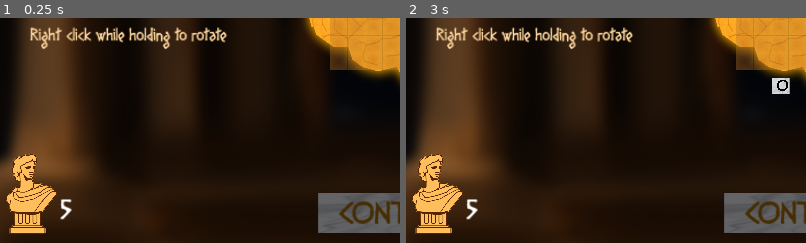
Above: before the commit, frames 1-2 (left to right).
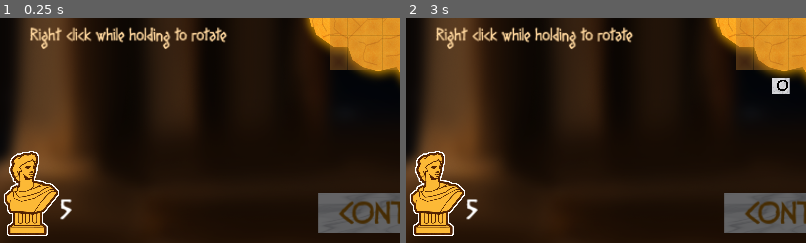
Above: after the commit, the same moments.

Repository: hulien22/ldjam54
Game: Godot game, scene res://scenes/main.tscn
The game is run twice, just before and just after one commit, with the same random seed, the same clock (stepped at 60 frames per second) and the same inputs. This scene is started directly instead of the project's main scene. The engine's default icon, where the game draws it, is replaced by a stand-in: a white triangle on a blue panel in a dark square.
Inputs (mouse positions are % of the whole screen's width and height, from its top left):
- Up to frame 1 (0.25 s): no input
- Up to frame 2 (3 s): tap Enter at 0.5, 2 s; move the mouse to (72, 45) at 0.52 s; tap Backspace (keybspace) at 0.6, 2.1 s; click (72, 45) at 0.67 s; tap Space at 1.25, 2.75 s; drag from (30, 55) to (60, 22) at 1.27 s; move the mouse to (60, 28) at 2.02 s; click (60, 28) at 2.17 s; drag from (45, 70) to (61, 22) at 2.77 s
The pictures show only the part of the screen within x 0-50%, y 50-100%; the shares and areas given below are measured in that part.

The runs differ from the first frame. In frame 1, 3.0% of the frame differs, in the area x 1-15%, y 59-97%; in frame 2, 3.0%.

Commit message:
update ego

Diff:
--- a/scenes/main.tscn
+++ b/scenes/main.tscn
@@ -21,9 +21,9 @@
 [ext_resource type="Texture2D" uid="uid://ix81xiamn422" path="res://art/Random Elements/Brain_Template.png" id="17_52vlk"]
 [ext_resource type="Texture2D" uid="uid://ciptsucjjbx32" path="res://art/Ego Bar/InvMask.png" id="17_onc81"]
 [ext_resource type="Texture2D" uid="uid://dqw78q4gsi26j" path="res://art/Icons/Map_Icon.png" id="17_pcmsk"]
-[ext_resource type="Texture2D" uid="uid://dj62rnex0cchp" path="res://art/Ego Bar/Line1.png" id="18_0wyu5"]
 [ext_resource type="Script" path="res://scripts/OnHoverGrow.gd" id="19_vyvuo"]
 [ext_resource type="Texture2D" uid="uid://cj754cfcehk5d" path="res://art/Icons/Brain_Icon.png" id="19_yfim4"]
+[ext_resource type="Texture2D" uid="uid://biodbail8hgp6" path="res://art/Ego Bar/Line2.png" id="23_hpg2y"]
 
 [sub_resource type="LabelSettings" id="LabelSettings_eux2y"]
 font = ExtResource("12_t31cu")
@@ -188,10 +188,10 @@
 value = 5.0
 fill_mode = 3
 texture_under = ExtResource("17_onc81")
-texture_over = ExtResource("18_0wyu5")
+texture_over = ExtResource("23_hpg2y")
 texture_progress = ExtResource("17_onc81")
 tint_under = Color(0.384314, 0.384314, 0.384314, 1)
-tint_progress = Color(1, 0.745098, 0.360784, 1)
+tint_progress = Color(0.988281, 0.726563, 0.210938, 1)
 
 [node name="Label" type="Label" parent="UI/Ego"]
 offset_left = 69.0
--- a/scripts/main.gd
+++ b/scripts/main.gd
@@ -36,6 +36,7 @@
 #	map.length = 1;
 	map.set_stage(stage);
 	map.connect("moved_to_location", _on_moved_to_location)
+#	map.set_enabled();
 	brain_preview = brain_preview_scene.instantiate()
 	$UI/MapBtn/Button.pressed.connect(self.show_map_preview);
 	$UI/BrainBtn/Button.pressed.connect(self.show_brain_preview);
Binary file added: art/Ego Bar/Line2.png
Not shown, added: art/Ego Bar/Line2.png.import
